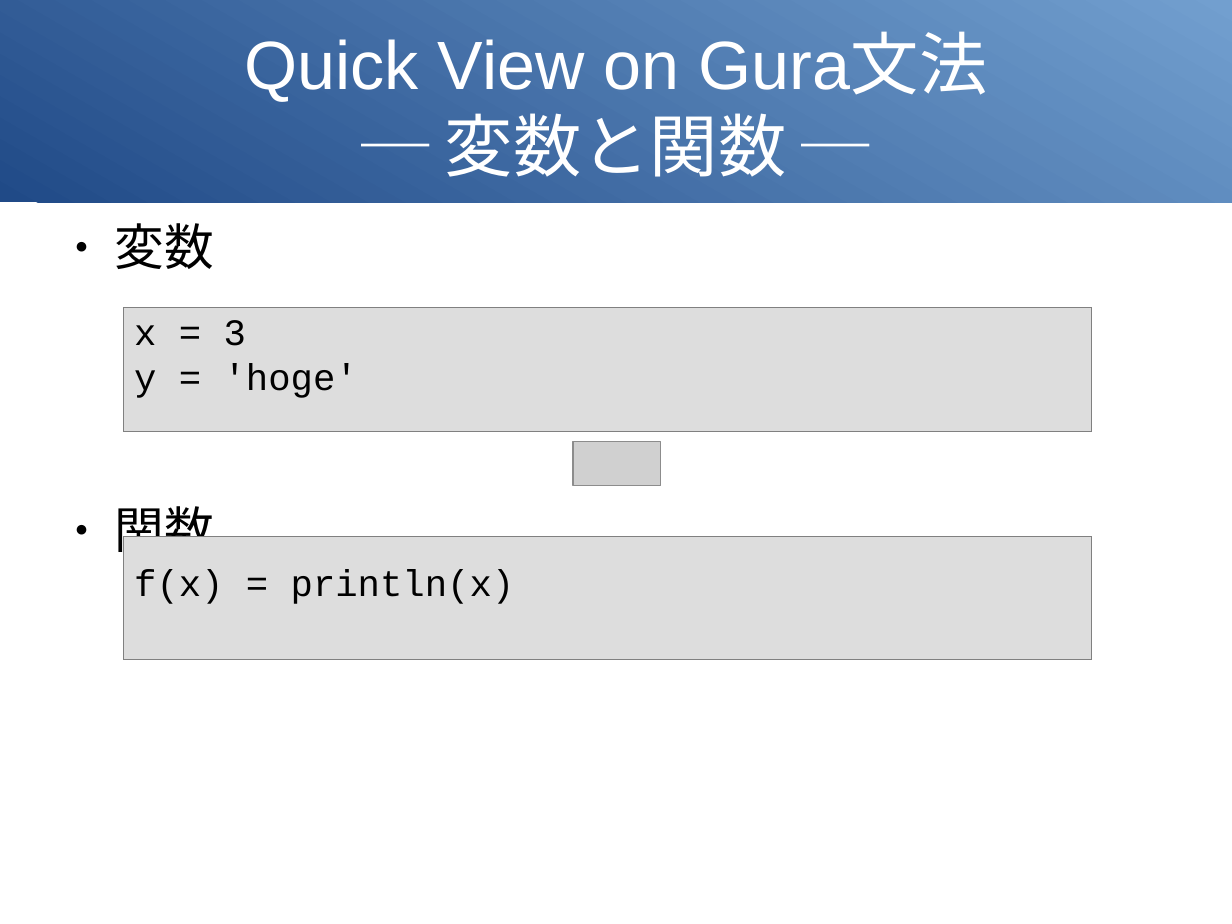
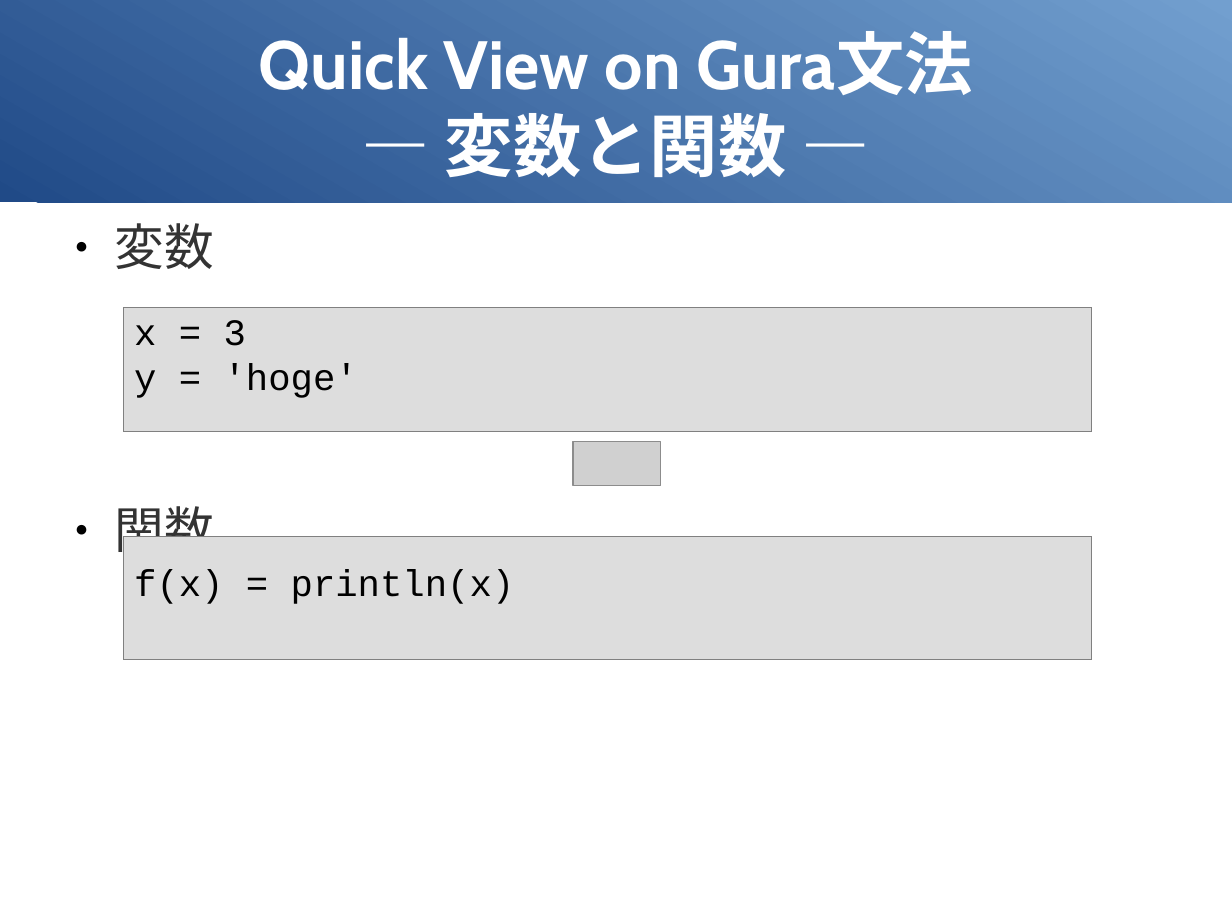
Before and after one commit to gura-lang/gura-doc, a slide deck: slide 6 of presentation/gura-intro.odp. Drawn at 1232x924 pixels with LibreOffice and Linux fonts; fonts in the diff are those of the drawing; grey boxes stand for pictures. Boxes give left, top, right and bottom in pixels: in the first picture for what was removed or moved away, otherwise in the second. Text is boxed around its words. In the diff, an @@ line names an element or a change of style, - is before the commit and + after.

```diff
--- a/presentation/gura-intro.odp
+++ b/presentation/gura-intro.odp
@@ title at (259,31,973,177): text changed; font Arial to Cabin; bold on @@
-Quick View on Gura文法
-─ 変数と関数 ─
+Quick View on Gura文法
+― 変数と関数 ―
@@ text "変数" at (114,223,213,561): font Arial to Cabin, text colour #000000 to #333333 @@
```
Also in this commit, not shown: 13 other slides changed, 1 slide added, 1 slide removed, 1 other file.
